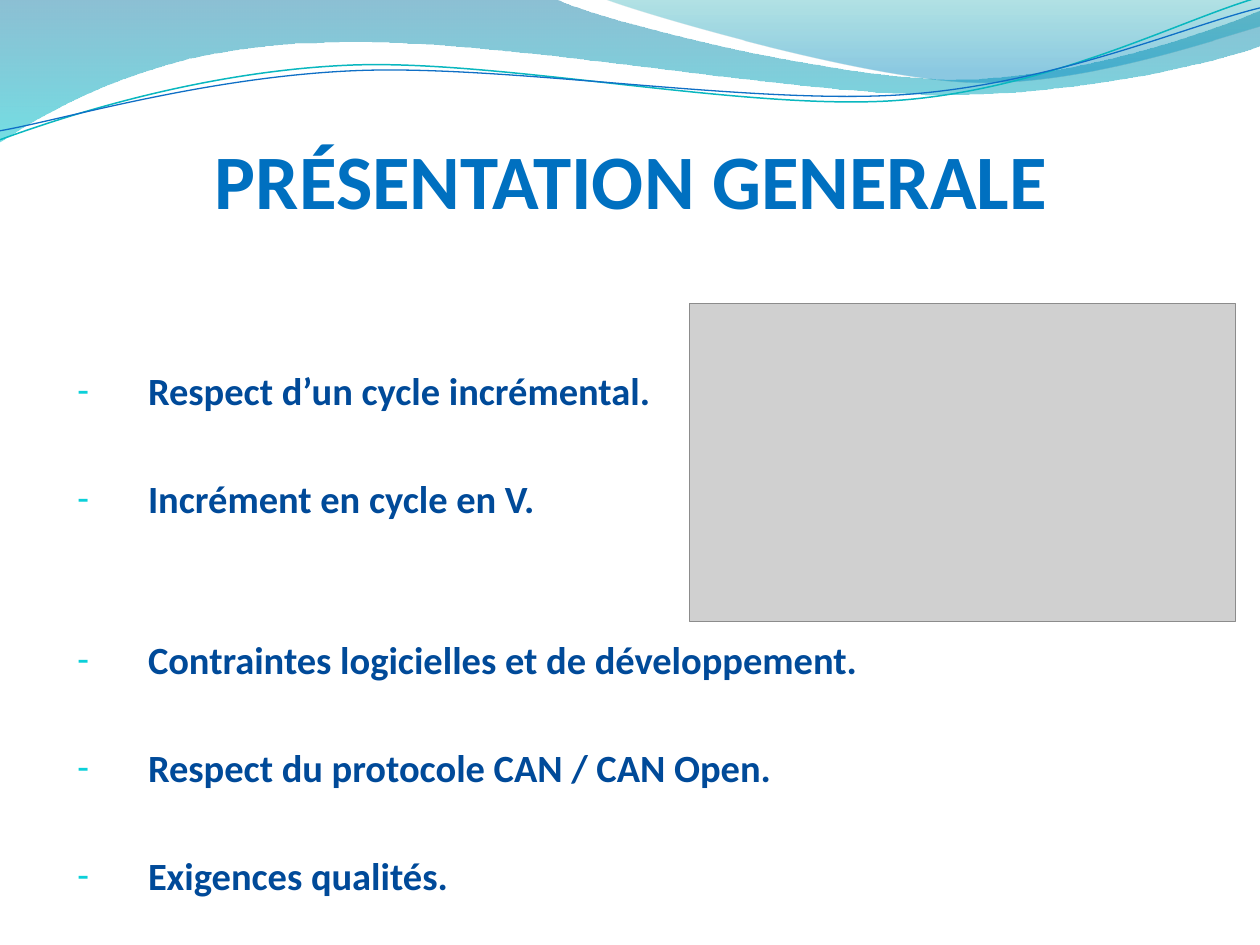
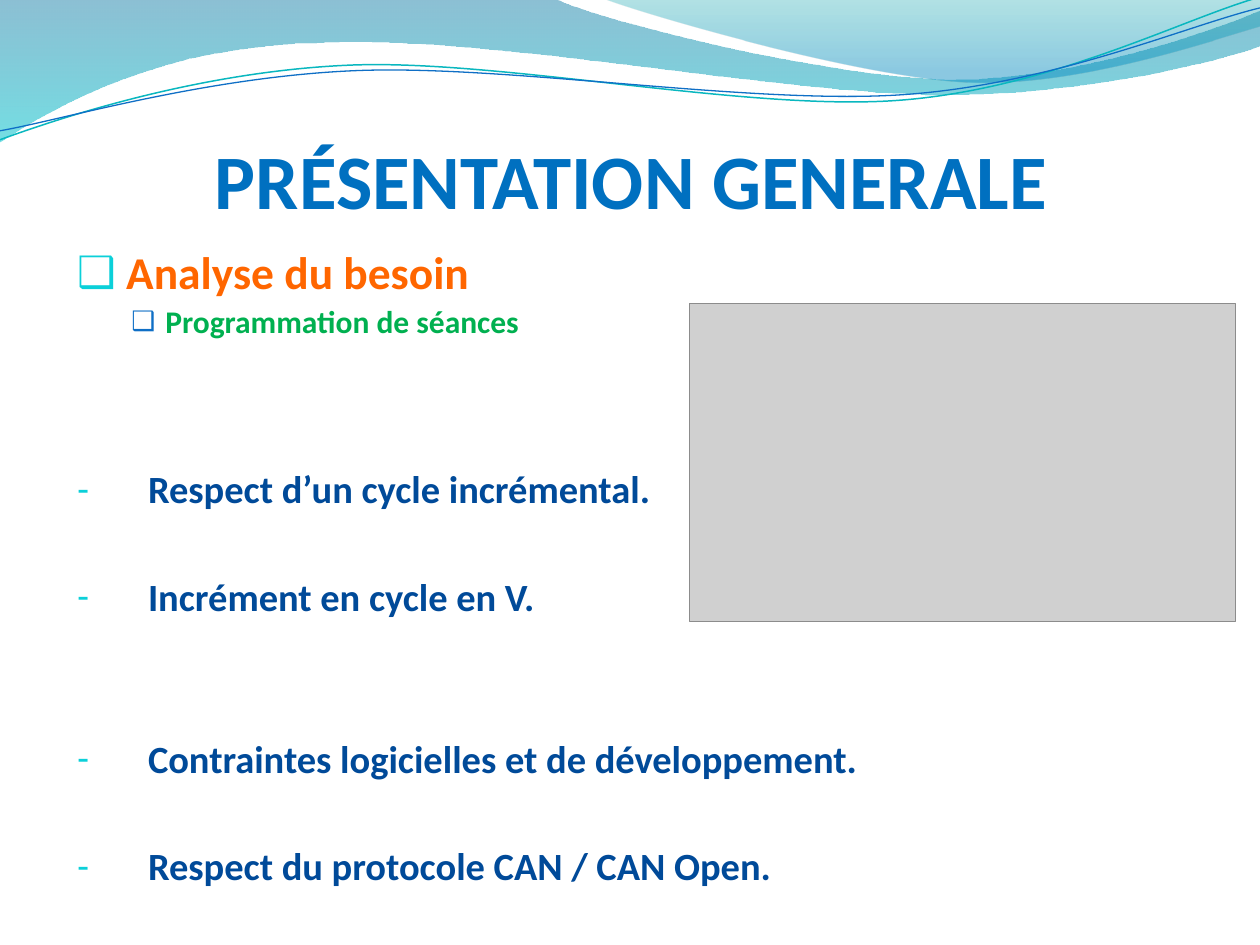
Before and after one commit to hardware/AscenseurPoissons, a slide deck: slide 8 of REVUES/REVUE ANALYSE/RevueAnalysePPT.pptx. Drawn at 1260x945 pixels with LibreOffice and Linux fonts; fonts in the diff are those of the drawing; grey boxes stand for pictures; background and template pictures are left out. Boxes give left, top, right and bottom in pixels: in the first picture for what was removed or moved away, otherwise in the second. Text is boxed around its words. In the diff, an @@ line names an element or a change of style, - is before the commit and + after.

```diff
--- a/REVUES/REVUE ANALYSE/RevueAnalysePPT.pptx
+++ b/REVUES/REVUE ANALYSE/RevueAnalysePPT.pptx
@@ text at bbox=[126, 257, 518, 339]: paragraphs added @@
+❑ Analyse du besoin
+  ❑ Programmation de séances
```
Also in this commit, not shown: 7 other slides changed, 4 slides added.
